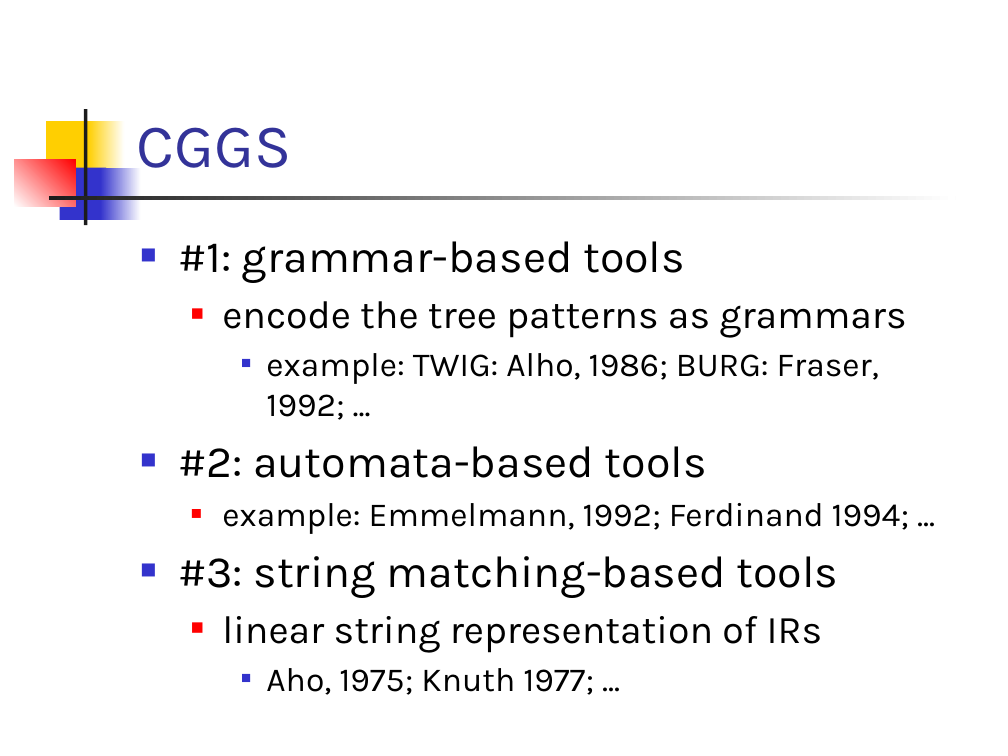
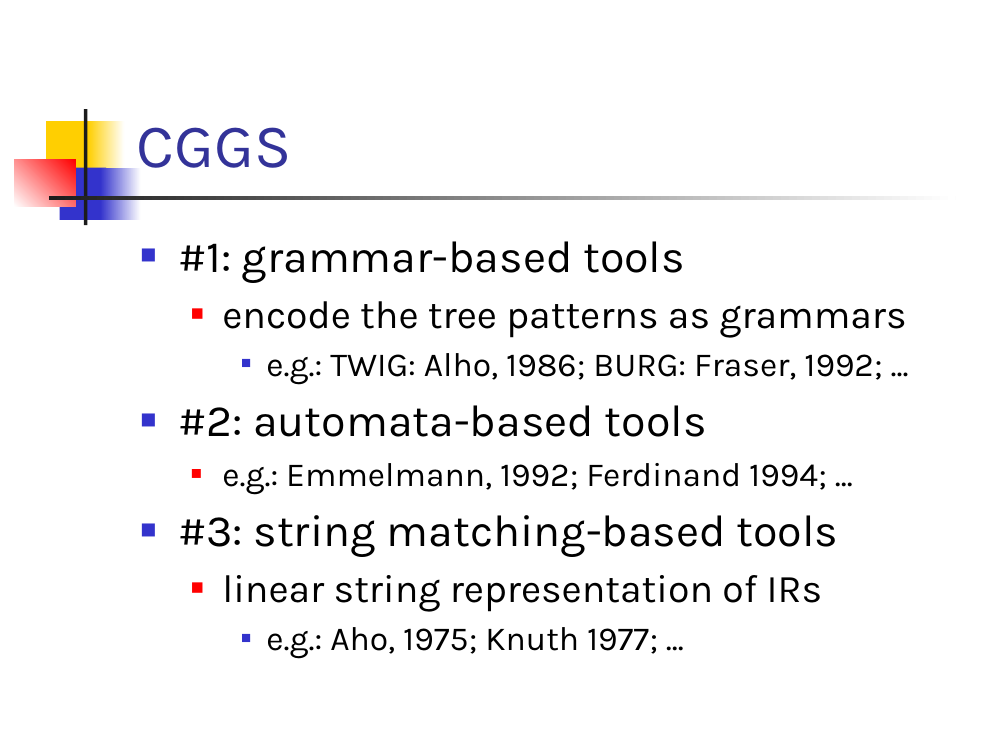
Before and after one commit to csslab-ustc/csslab-ustc.github.io, a slide deck: slide 27 of courses/compiler/slides/lec15-instr-select-tree.pptx. Drawn at 1008x756 pixels with LibreOffice and Linux fonts; fonts in the diff are those of the drawing. Boxes give left, top, right and bottom in pixels: in the first picture for what was removed or moved away, otherwise in the second. Text is boxed around its words. In the diff, an @@ line names an element or a change of style, - is before the commit and + after.

Commit message:
revised

```diff
--- a/courses/compiler/slides/lec15-instr-select-tree.pptx
+++ b/courses/compiler/slides/lec15-instr-select-tree.pptx
@@ text at (266, 353, 882, 385): text changed @@
-    ■ example: TWIG: Alho, 1986; BURG: Fraser, 1992; ...
+    ■ e.g.: TWIG: Alho, 1986; BURG: Fraser, 1992; ...
@@ text at (222, 463, 827, 495): text changed @@
-  ■ example: Emmelmann, 1992; Ferdinand 1994; ...
+  ■ e.g.: Emmelmann, 1992; Ferdinand 1994; ...
@@ text at (266, 627, 658, 659): text changed @@
-    ■ Aho, 1975; Knuth 1977; ...
+    ■ e.g.: Aho, 1975; Knuth 1977; ...
```
Also in this commit, not shown: 4 other slides changed.
